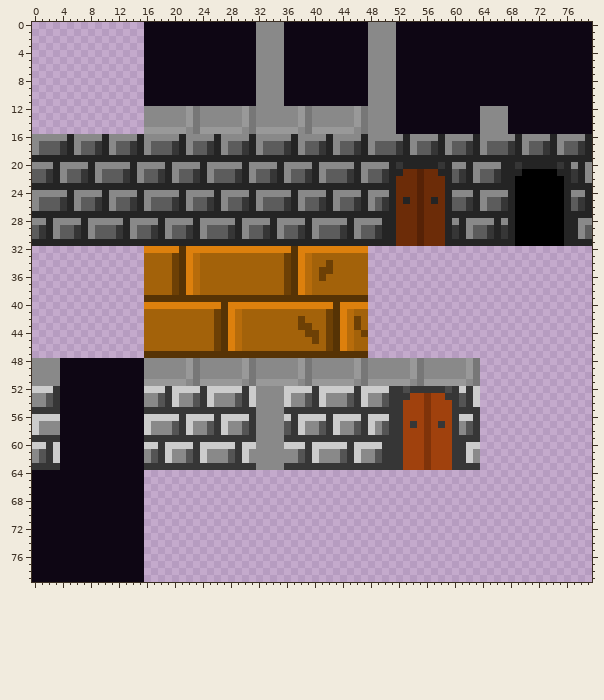
Sprite sheet, stored at sprites/spr_d_wall_tiles/4c2cfd41-5a29-407b-b84f-f3d5e18f1cbe.png. The picture above was drawn from the file before the commit.
The file is 80x80 pixels. Colours within 5 levels of each other are drawn and written as one.
Now the later version:
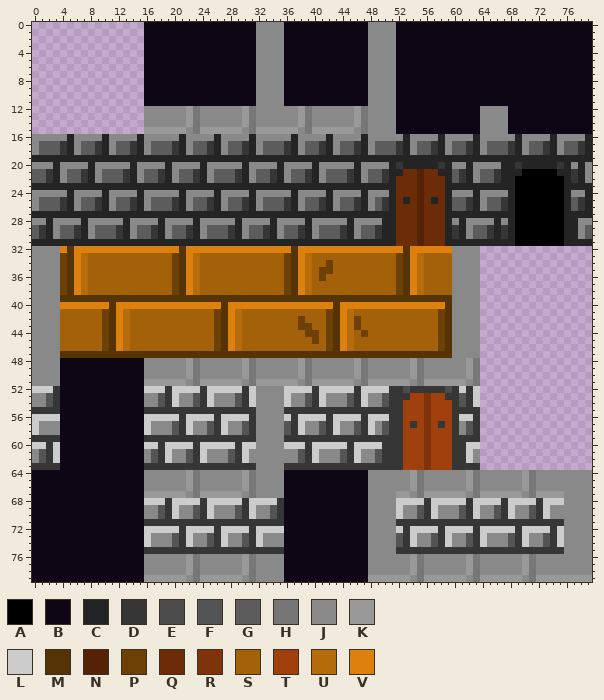
Palette (. is transparent): A #000000  B #0e0614  C #242424  D #363636  E #4c4c4c  F #545454  G #5c5c5c  H #777777  J #898989  K #999999  L #cccccc  M #563305  N #562206  P #6d4005  Q #6c2c08  R #7f330a  S #a3620a  T #a0410d  U #b76c0b  V #dd800d
Change:
The author put colour B in rows 64 to 79 at x 36 to 47.
The author put colour D in rows 68 to 70 at x 19, 24, 30, 35, 56, 62, 67 and 72; in row 71 at x 16 to 35 and 52 to 75; in rows 72 to 74 at x 21, 26, 31, 53, 58, 63, 69 and 74; in row 75 at x 16 to 35 and 52 to 75.
The author put colour F in rows 69 to 70 at x 18, 23, 29, 34, 55, 61, 66 and 71; in rows 73 to 74 at x 20, 25, 30, 52, 57, 62, 68 and 73.
The author put colour H in rows 64 to 67 at x 23, 31, 55, 63 and 71; in rows 76 to 79 at x 23, 31, 55, 63 and 71.
The author put colour J in rows 32 to 47 at x 0 to 3 and 60 to 63; in rows 64 to 66 at x 16 to 21, 24 to 29, 32 to 35, 48 to 53, 56 to 61, 64 to 69 and 72 to 79; in row 67 at x 22, 30, 32 to 35, 48 to 51, 54, 62, 70 and 76 to 79; in row 68 at x 48 to 51 and 76 to 79; in rows 69 to 70 at x 16 to 17, 21 to 22, 26 to 28, 32 to 33, 48 to 51, 53 to 54, 58 to 60, 64 to 65, 69 to 70 and 74 to 79; in rows 71 to 72 at x 48 to 51 and 76 to 79.
The author put colour J in rows 73 to 74 at x 17 to 19, 23 to 24, 28 to 29, 33 to 35, 48 to 51, 55 to 56, 60 to 61, 65 to 67, 71 to 72 and 76 to 79; in row 75 at x 48 to 51 and 76 to 79; in rows 76 to 78 at x 16 to 21, 24 to 29, 32 to 35, 48 to 53, 56 to 61, 64 to 69 and 72 to 79; in row 79 at x 22, 30, 32 to 35, 54, 62 and 70.
The author put colour K in rows 64 to 66 at x 22, 30, 54, 62 and 70; in row 67 at x 16 to 21, 24 to 29, 52 to 53, 56 to 61, 64 to 69 and 72 to 75; in rows 76 to 78 at x 22, 30, 54, 62 and 70; in row 79 at x 16 to 21, 24 to 29, 48 to 53, 56 to 61, 64 to 69 and 72 to 79.
The author put colour L in row 68 at x 16 to 18, 20 to 23, 25 to 29, 31 to 34, 52 to 55, 57 to 61, 63 to 66, 68 to 71 and 73 to 75; in rows 69 to 70 at x 20, 25, 31, 52, 57, 63, 68 and 73; in row 72 at x 16 to 20, 22 to 25, 27 to 30, 32 to 35, 52, 54 to 57, 59 to 62, 64 to 68, 70 to 73 and 75; in rows 73 to 74 at x 16, 22, 27, 32, 54, 59, 64, 70 and 75.
The author put colour M in rows 32 to 38 at x 5 and 53; in row 39 at x 4 to 15 and 48 to 59; in rows 40 to 46 at x 11 and 59; in row 47 at x 4 to 15 and 48 to 59.
The author put colour P in rows 33 to 38 at x 4 and 52; in rows 41 to 46 at x 10 and 58.
The author put colour S in rows 33 to 38 at x 8 to 15, 48 to 51 and 56 to 59; in rows 41 to 46 at x 4 to 9, 14 to 15 and 48 to 57.
The author put colour U in rows 33 to 38 at x 7 and 55; in rows 41 to 46 at x 13.
The author put colour V in row 32 at x 4, 6 to 15, 48 to 52 and 54 to 59; in rows 33 to 38 at x 6 and 54; in row 40 at x 4 to 10, 12 to 15 and 48 to 58; in rows 41 to 46 at x 12.
Boxes around the changes in both pictures, in picture pixels (x1, y1, x2, y2):
added: (32, 246, 144, 358)
added: (368, 246, 480, 358)
added: (144, 470, 592, 582)
